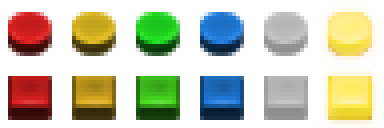
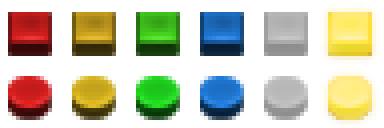
The second 384px x 128px image is a revision of the first. Changes to its layers:
moved "Layer 2" into group "Group 1" over [320, 4, 380, 128]
moved "Layer 3" into group "Group 1" over [264, 12, 308, 120]
moved "Layer 4" into group "Group 1" over [328, 12, 372, 120]
moved "Layer 1" into group "Group 1" over [8, 12, 372, 120]
added layer "Layer 5" above "Layer 2 copy" over [8, 68, 380, 128]
added layer "Layer 2 copy" above "Background" over [8, 4, 380, 64]
